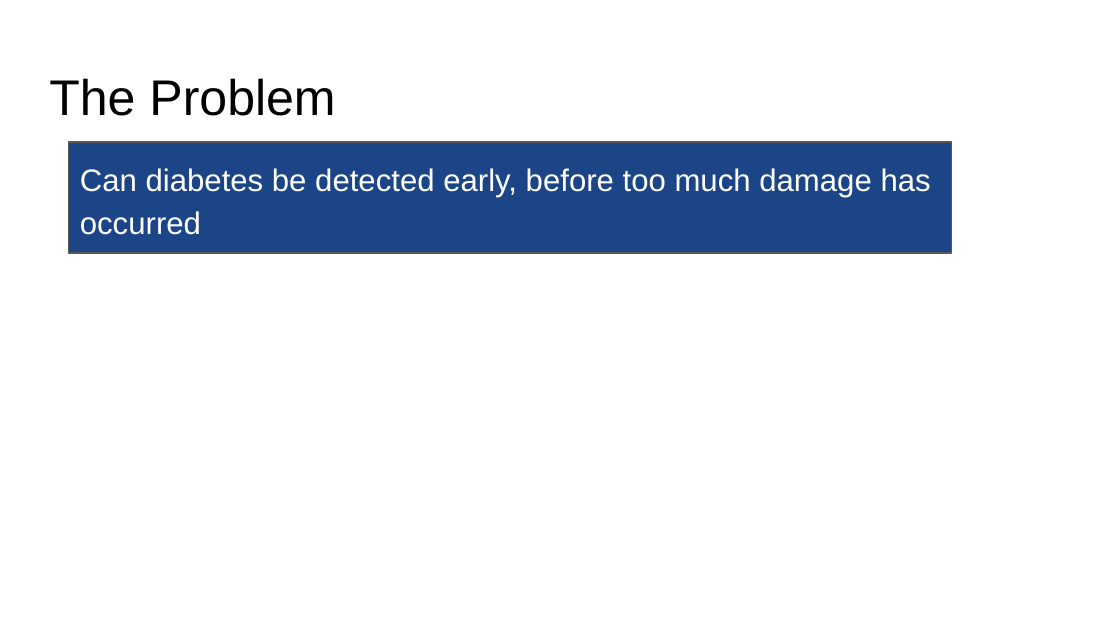
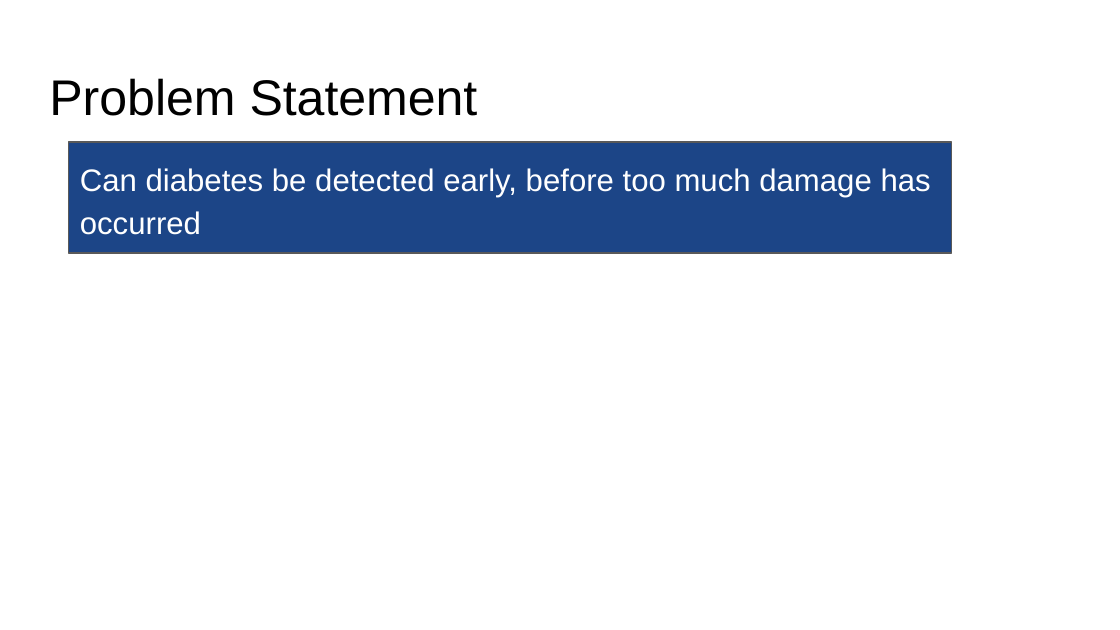
Before and after one commit to rime11/springboard, a slide deck: slide 5 of capstone_2_diabetes/presentation/Early Detection of Diabetes.pptx (slide 6 before the commit). Drawn at 1120x630 pixels with LibreOffice and Linux fonts; fonts in the diff are those of the drawing. Boxes give left, top, right and bottom in pixels: in the first picture for what was removed or moved away, otherwise in the second. Text is boxed around its words. In the diff, an @@ line names an element or a change of style, - is before the commit and + after.

```diff
--- a/capstone_2_diabetes/presentation/Early Detection of Diabetes.pptx
+++ b/capstone_2_diabetes/presentation/Early Detection of Diabetes.pptx
@@ title at bbox=[49, 78, 478, 116]: text changed @@
-The Problem
+Problem Statement
```
Also in this commit, not shown: 1 other slide changed, 2 slides removed, 2 other files.
